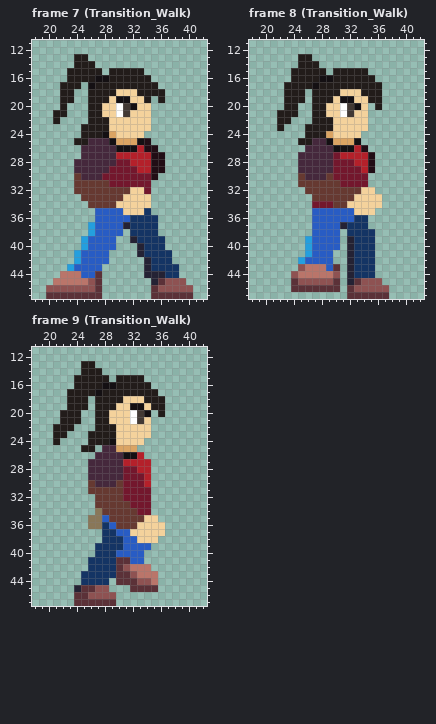
Pixel-art file -- Assets/Characters/Swordsman/Base_Aseprite/model3.ase. Above is the file before it was changed.
64x48 pixels, 17 frames. Shown: frame 7 (Transition_Walk): x 18..42, y 11..47; frame 8 (Transition_Walk): x 18..42, y 11..47; frame 9 (Transition_Walk): x 18..42, y 11..47. The commit also changed other frames, which this record leaves out.
The result:
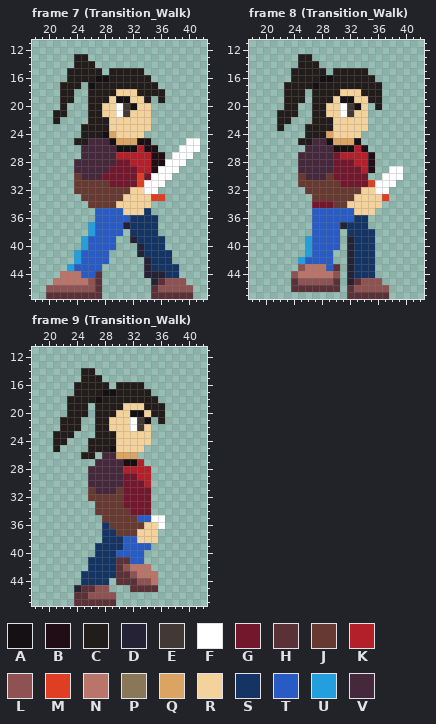
Palette (. is transparent): A #141013  B #210d15  C #221c1a  D #242234  E #423934  F #ffffff  G #73172d  H #5b3138  J #663931  K #b4202a  L #8e5252  M #df3e23  N #ba756a  P #897758  Q #dba463  R #f4d29c  S #143464  T #285cc4  U #249fde  V #45283c
Change:
layer "Head" added
layer "Belim" added
layer "Group 1/Head" removed
layer "Group 1/Belim" removed
Changed rows in their new state; - is an unchanged pixel.
Frame 7 (Transition_Walk), layer "Espada":
first column x 33:
25 -------FF
26 ------FFF
27 -----FFF-
28 ----FFF--
29 ---FFF---
30 M-FFF----
31 MFFF-----
32 -FF------
33 --MM-----
Frame 8 (Transition_Walk), layer "Espada":
first column x 35:
29 ---FF
30 --FFF
31 MFFF-
32 -FF--
33 --M--
Frame 9 (Transition_Walk):
first column x 21:
13 ----..----------
14 ------.---------
15 ---.---.-....---
16 -------C.----.--
17 --.---CAA-----.-
18 -----CA---CCC--.
19 ---------C-RRC--
20 -.--C---C--AARC-
21 -------------A-C
22 .--C----R--FE---
23 --C--.----------
24 -C------C----R--
25 C---.-CCARRRR---
26 ----CC.--QQQ.---
27 -----.----AA-.--
28 ----------KK----
29 ------------K---
30 -----V---V------
31 ------VVV-------
32 -----J----------
33 ----------G-----
34 ------J----G----
35 -----..J----TTFF
36 -----..-J---J--F
37 ---------JJJ---.
Changed places in both pictures, as pixel boxes (x1, y1, x2, y2):
changed: (137, 138, 200, 201)
added: (368, 166, 403, 201)
changed: (53, 361, 165, 536)
